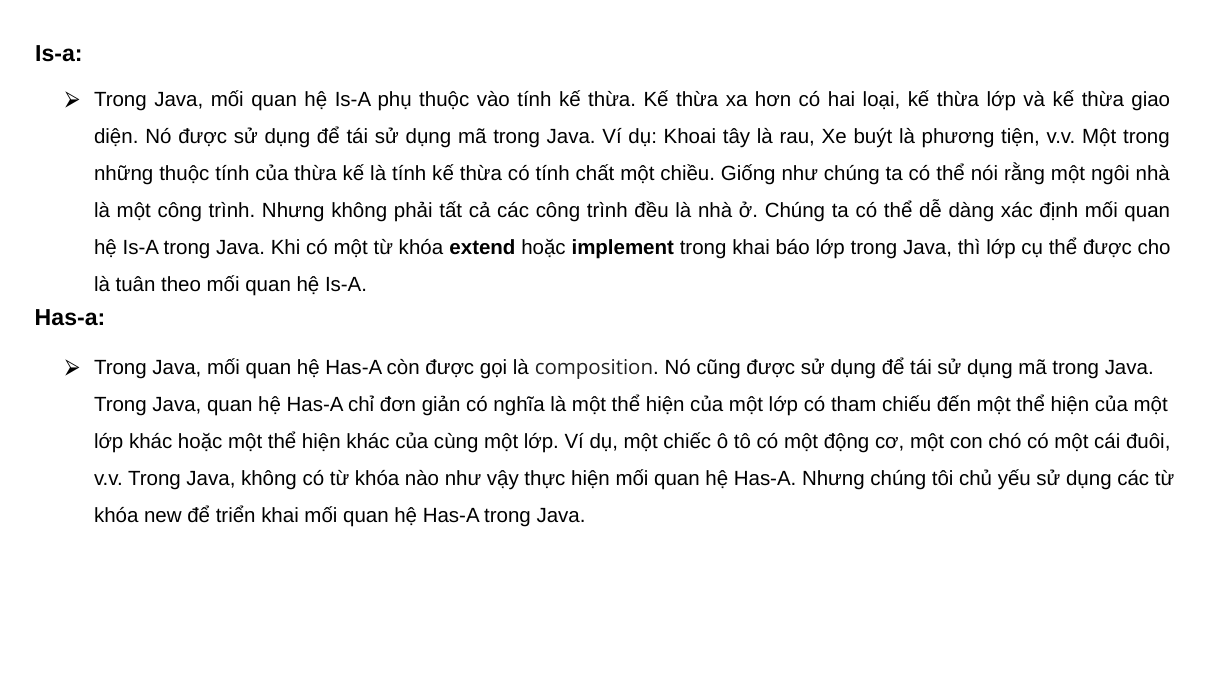
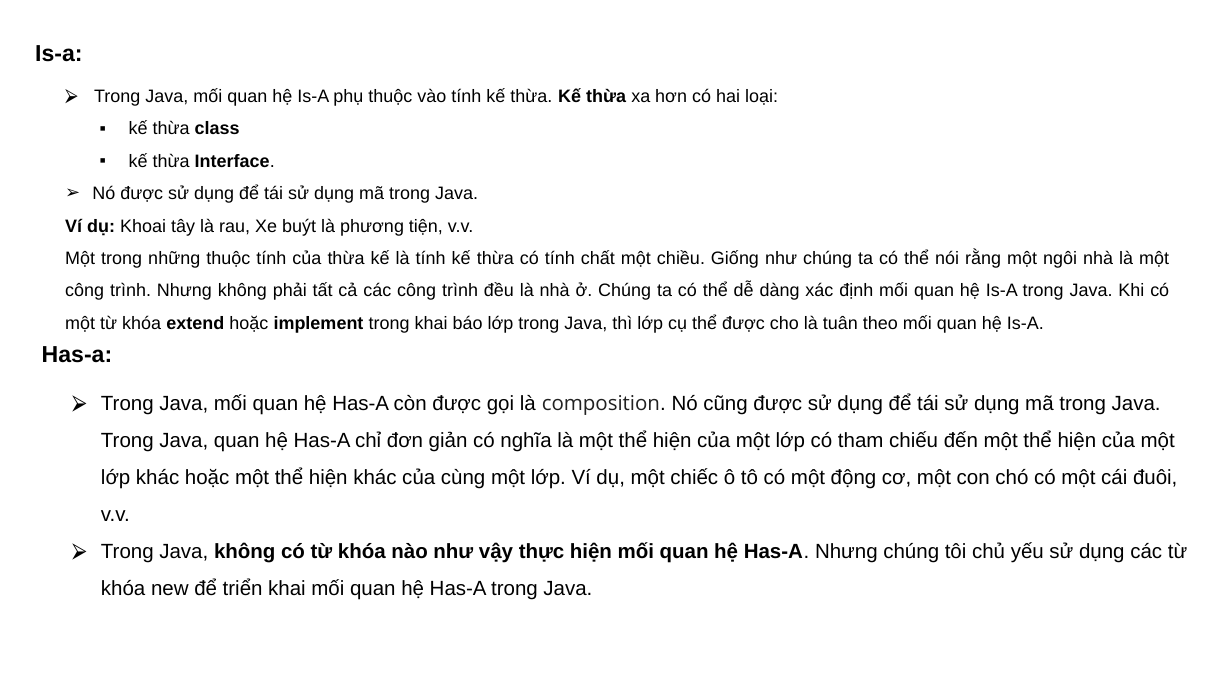
Before and after one commit to phankhacdien/BackEnd-Web-Dev-Study, a slide deck: slide 27 of DOC/1, Java Core/2. Java Basic _ OOP/Java_OOPs.pptx. Drawn at 1232x693 pixels with LibreOffice and Linux fonts; fonts in the diff are those of the drawing. Boxes give left, top, right and bottom in pixels: in the first picture for what was removed or moved away, otherwise in the second. Text is boxed around its words. In the diff, an @@ line names an element or a change of style, - is before the commit and + after.

```diff
--- a/DOC/1, Java Core/2. Java Basic _ OOP/Java_OOPs.pptx
+++ b/DOC/1, Java Core/2. Java Basic _ OOP/Java_OOPs.pptx
@@ text at [65, 88, 1169, 333]: text changed; size 16 to 14 pt @@
-⮚ Trong Java, mối quan hệ Is-A phụ thuộc vào tính kế thừa. Kế thừa xa hơn có hai loại, kế thừa lớp và kế thừa giao diện. Nó được sử dụng để tái sử dụng mã trong Java. Ví dụ: Khoai tây là rau, Xe buýt là phương tiện, v.v. Một trong những thuộc tính của thừa kế là tính kế thừa có tính chất một chiều. Giống như chúng ta có thể nói rằng một ngôi nhà là một công trình. Nhưng không phải tất cả các công trình đều là nhà ở. Chúng ta có thể dễ dàng xác định mối quan hệ Is-A trong Java. Khi có một từ khóa extend hoặc implement trong khai báo lớp trong Java, thì lớp cụ thể được cho là tuân theo mối quan hệ Is-A.
+⮚ Trong Java, mối quan hệ Is-A phụ thuộc vào tính kế thừa. Kế thừa xa hơn có hai loại:
+                ▪ kế thừa class
+                ▪ kế thừa Interface.
+                ➢ Nó được sử dụng để tái sử dụng mã trong Java.
+                Ví dụ: Khoai tây là rau, Xe buýt là phương tiện, v.v.
+                Một trong những thuộc tính của thừa kế là tính kế thừa có tính chất một chiều. Giống như chúng ta có thể nói rằng một ngôi nhà là một công trình. Nhưng không phải tất cả các công trình đều là nhà ở. Chúng ta có thể dễ dàng xác định mối quan hệ Is-A trong Java. Khi có một từ khóa extend hoặc implement trong khai báo lớp trong Java, thì lớp cụ thể được cho là tuân theo mối quan hệ Is-A.
@@ text "Has-a:": place and size @@
-text "Has-a:" at [35, 309, 106, 326]
+text "Has-a:" at [42, 346, 113, 363]
@@ text at [101, 394, 1187, 600]: text changed @@
-⮚ Trong Java, mối quan hệ Has-A còn được gọi là composition. Nó cũng được sử dụng để tái sử dụng mã trong Java. Trong Java, quan hệ Has-A chỉ đơn giản có nghĩa là một thể hiện của một lớp có tham chiếu đến một thể hiện của một lớp khác hoặc một thể hiện khác của cùng một lớp. Ví dụ, một chiếc ô tô có một động cơ, một con chó có một cái đuôi, v.v. Trong Java, không có từ khóa nào như vậy thực hiện mối quan hệ Has-A. Nhưng chúng tôi chủ yếu sử dụng các từ khóa new để triển khai mối quan hệ Has-A trong Java.
+⮚ Trong Java, mối quan hệ Has-A còn được gọi là composition. Nó cũng được sử dụng để tái sử dụng mã trong Java. Trong Java, quan hệ Has-A chỉ đơn giản có nghĩa là một thể hiện của một lớp có tham chiếu đến một thể hiện của một lớp khác hoặc một thể hiện khác của cùng một lớp. Ví dụ, một chiếc ô tô có một động cơ, một con chó có một cái đuôi, v.v.
+⮚ Trong Java, không có từ khóa nào như vậy thực hiện mối quan hệ Has-A. Nhưng chúng tôi chủ yếu sử dụng các từ khóa new để triển khai mối quan hệ Has-A trong Java.
```
Also in this commit, not shown: 16 other slides changed, 25 other files.
